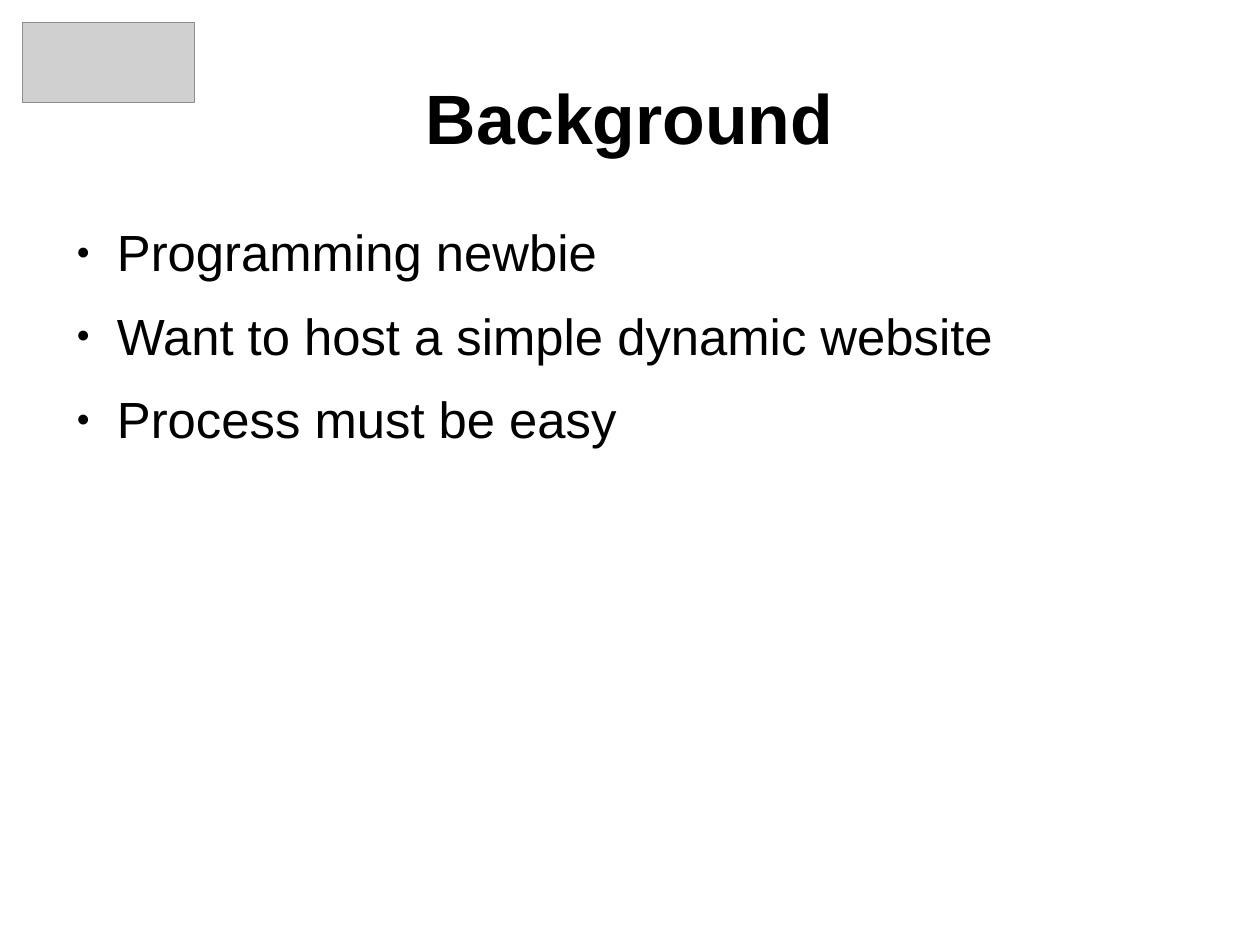
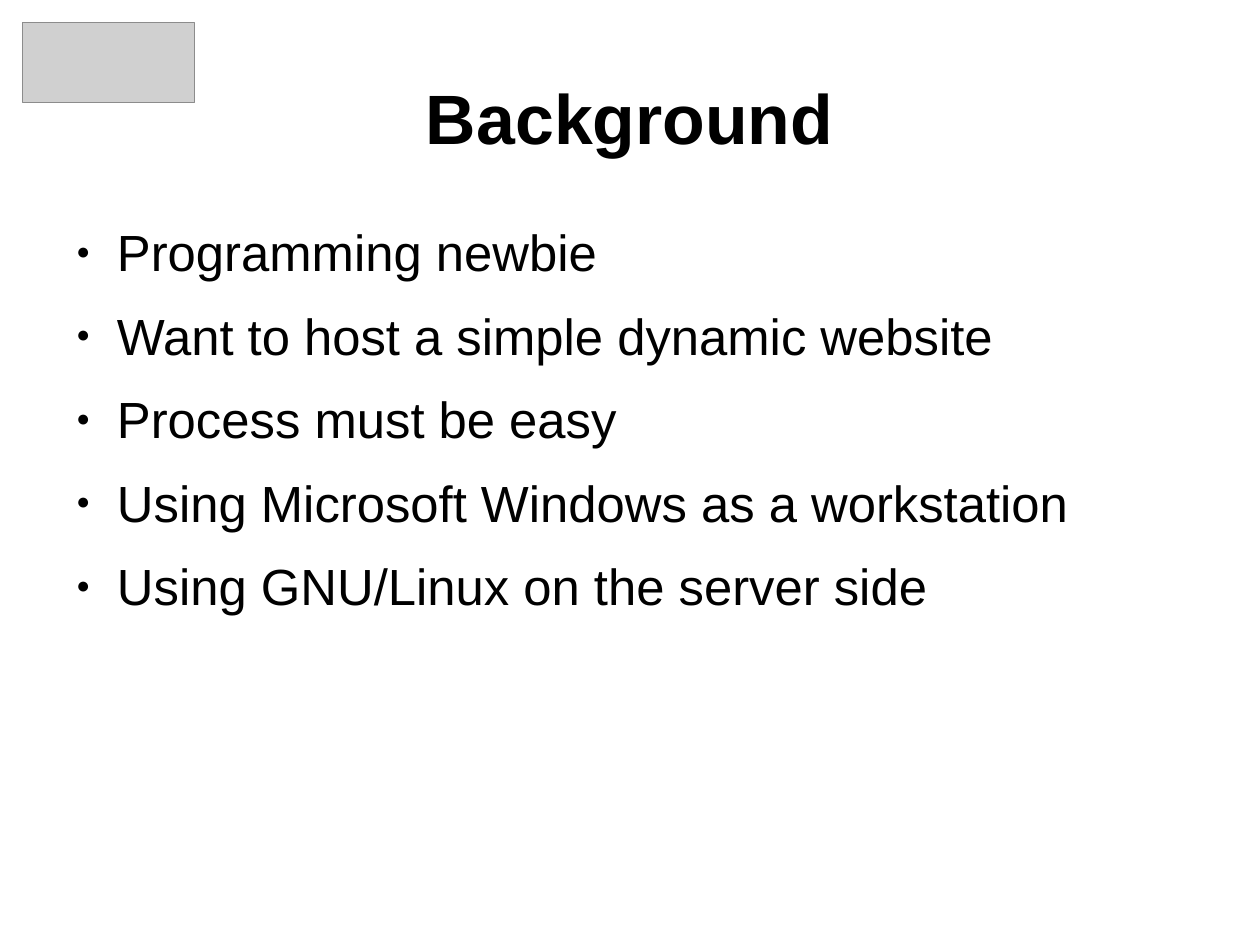
Before and after one commit to arpadszasz/perl-hosting-beginners-talk, a slide deck: slide 6 of clujpm-march2013-talk.odp (slide 5 before the commit). Drawn at 1260x945 pixels with LibreOffice and Linux fonts; fonts in the diff are those of the drawing; grey boxes stand for pictures. Boxes give left, top, right and bottom in pixels: in the first picture for what was removed or moved away, otherwise in the second. Text is boxed around its words. In the diff, an @@ line names an element or a change of style, - is before the commit and + after.

```diff
--- a/clujpm-march2013-talk.odp
+++ b/clujpm-march2013-talk.odp
@@ text at [117,485,1068,616]: paragraphs added @@
+● Using Microsoft Windows as a workstation
+● Using GNU/Linux on the server side
```
Also in this commit, not shown: 18 other slides changed, 4 slides added, 2 slides removed, 1 other file.
